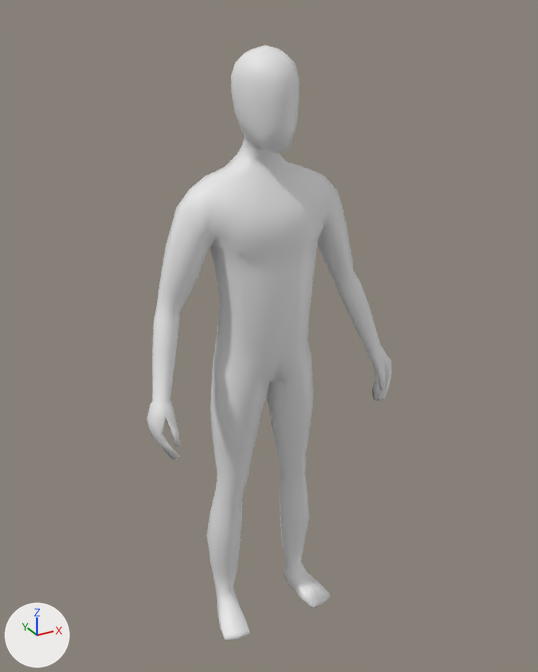
A saved change to the FBX model Assets/Tutorial/Characters/Player.fbx.
The view is the same before and after, from a 50 mm camera at (-0.946, -1.744, 1.862) aimed at (0.028, 0.028, 0.977). The lights are fixed; the arrows at lower left show +X, +Y and +Z.
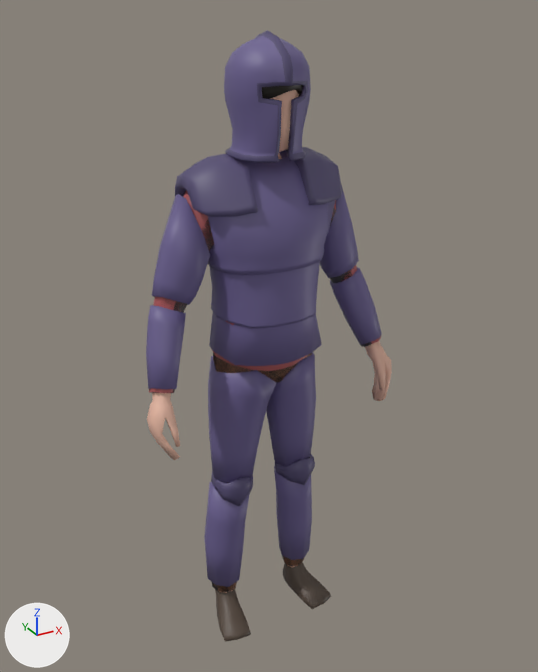
The edits, one by one:
Material 'Skin' (mat_skin) is new.
Its base color is (0.8, 0.479, 0.366) (beige #e7b8a3).
Material 'Hair' (mat_hair) is new.
Its base color is (0.0237, 0.0196, 0.013) (black #2b261e).
Material 'Metal_dark' (mat_metal_dark) is new.
Its base color is (0.0928, 0.0743, 0.173) (dark purple #564d73).
Material 'Metal' (mat_metal) is new.
Its base color is (0.148, 0.118, 0.281) (blue #6b6090).
Material 'Underclothes' (mat_underclothes) is new.
Its base color is (0.0522, 0.0522, 0.0522) (black #414141).
Material 'Black' (mat_black) is new.
Its base color is (0.0111, 0.0111, 0.0111) (black #1b1b1b).
Material 'Shirt' (mat_shirt) is new.
Its base color is (0.402, 0.0883, 0.0931) (brown #aa5456).
Material 'Shoe' (mat_shoe) is new.
Its base color is (0.0871, 0.0603, 0.043) (brown #53453a).
Material 'Pants' (mat_pants) is new.
Its base color is (0.274, 0.121, 0.0675) (brown #8f6249).
me_cube_001 has 696 vertices, 694 faces and spans x -0.39..0.39, y -0.14..0.13, z 0.0..1.78.
me_cube_001 no longer uses material mat_material (white #e7e7e7).
me_cube_001 now uses material mat_skin (beige #e7b8a3).
Mesh me_cube_011 is new.
It has 132 vertices, 130 faces and spans x -0.101..0.097, y -0.115..0.108, z 1.601..1.798.
It uses material mat_hair (black #2b261e).
Mesh me_cube_012 is new.
It has 392 vertices, 390 faces and spans x -0.106..0.106, y -0.127..0.12, z -0.156..0.149.
Faces by material slot: [228, 162].
It uses material mat_metal (blue #6b6090).
It uses material mat_metal_dark (dark purple #564d73).
Mesh me_cube_006 is new.
It has 472 vertices, 386 faces and spans x -0.195..0.195, y -0.119..0.097, z -0.506..0.396.
Faces by material slot: [176, 80, 122, 8].
It uses material mat_metal (blue #6b6090).
It uses material mat_metal_dark (dark purple #564d73).
It uses material mat_underclothes (black #414141).
It uses material mat_black (black #1b1b1b).
Mesh me_cube_009 is new.
It has 250 vertices, 232 faces and spans x -0.376..0.376, y -0.121..0.129, z 0.906..1.511.
It uses material mat_shirt (brown #aa5456).
Mesh me_cube_010 is new.
It has 98 vertices, 88 faces and spans x -0.204..0.204, y -0.116..0.079, z 0.002..0.091.
It uses material mat_shoe (brown #53453a).
Mesh me_cube_008 is new.
It has 227 vertices, 212 faces and spans x -0.192..0.192, y -0.101..0.115, z 0.101..1.002.
It uses material mat_pants (brown #8f6249).
Mesh me_cube_005 is new.
It has 674 vertices, 610 faces and spans x -0.377..0.377, y -0.145..0.148, z -0.32..0.295.
Faces by material slot: [368, 124, 112, 6].
It uses material mat_metal (blue #6b6090).
It uses material mat_metal_dark (dark purple #564d73).
It uses material mat_underclothes (black #414141).
It uses material mat_black (black #1b1b1b).
Object 'Hair' (ob_hair) is new; it shows me_cube_011.
Its location is (0.0, 0.0, -0.003).
Object 'Helmet' (ob_helmet) is new; it shows me_cube_012.
Its location is (0.0, -0.006, 1.665).
Object 'Platelegs' (ob_platelegs) is new; it shows me_cube_006.
Its location is (0.0, 0.018, 0.604).
Object 'Shirt' (ob_shirt) is new; it shows me_cube_009.
Its location is (0.0, 0.0, -0.003).
Object 'Shoes' (ob_shoes) is new; it shows me_cube_010.
Its location is (0.0, 0.0, -0.003).
Object 'Pants' (ob_pants) is new; it shows me_cube_008.
Its location is (0.0, 0.0, -0.003).
Object 'Platebody' (ob_platebody) is new; it shows me_cube_005.
Its location is (0.0, 0.01, 1.223).

Where the change shows, as pixel boxes [x1, y1, x2, y2] in the pictures (538 x 672 px):
'Cube', recoloured (white to beige): [147, 45, 392, 641] in both
'Platebody', added (blue): after [146, 147, 382, 393]
    faces in mat_metal (blue #6b6090): [146, 150, 382, 389]
    faces in mat_metal_dark (dark blue #564d74): [175, 147, 342, 249]
    faces in mat_underclothes (black #414141): [161, 207, 372, 392]
'Platelegs', added (blue): after [204, 352, 316, 592]
    faces in mat_metal (blue #6b6090): [204, 352, 316, 587]
    faces in mat_metal_dark (dark blue #564d74): [211, 454, 315, 507]
    faces in mat_underclothes (black #414141): [211, 353, 312, 592]
'Helmet', added (blue): after [224, 30, 311, 163]
    faces in mat_metal (blue #6b6090): [224, 36, 311, 156]
    faces in mat_metal_dark (dark blue #564d74): [225, 30, 308, 163]
'Shoes', added (brown): after [215, 562, 331, 642]
'Shirt', added (brown): after [149, 190, 381, 393]
'Hair', added: after [262, 85, 302, 99]
'Pants', added: after [212, 353, 311, 592]
